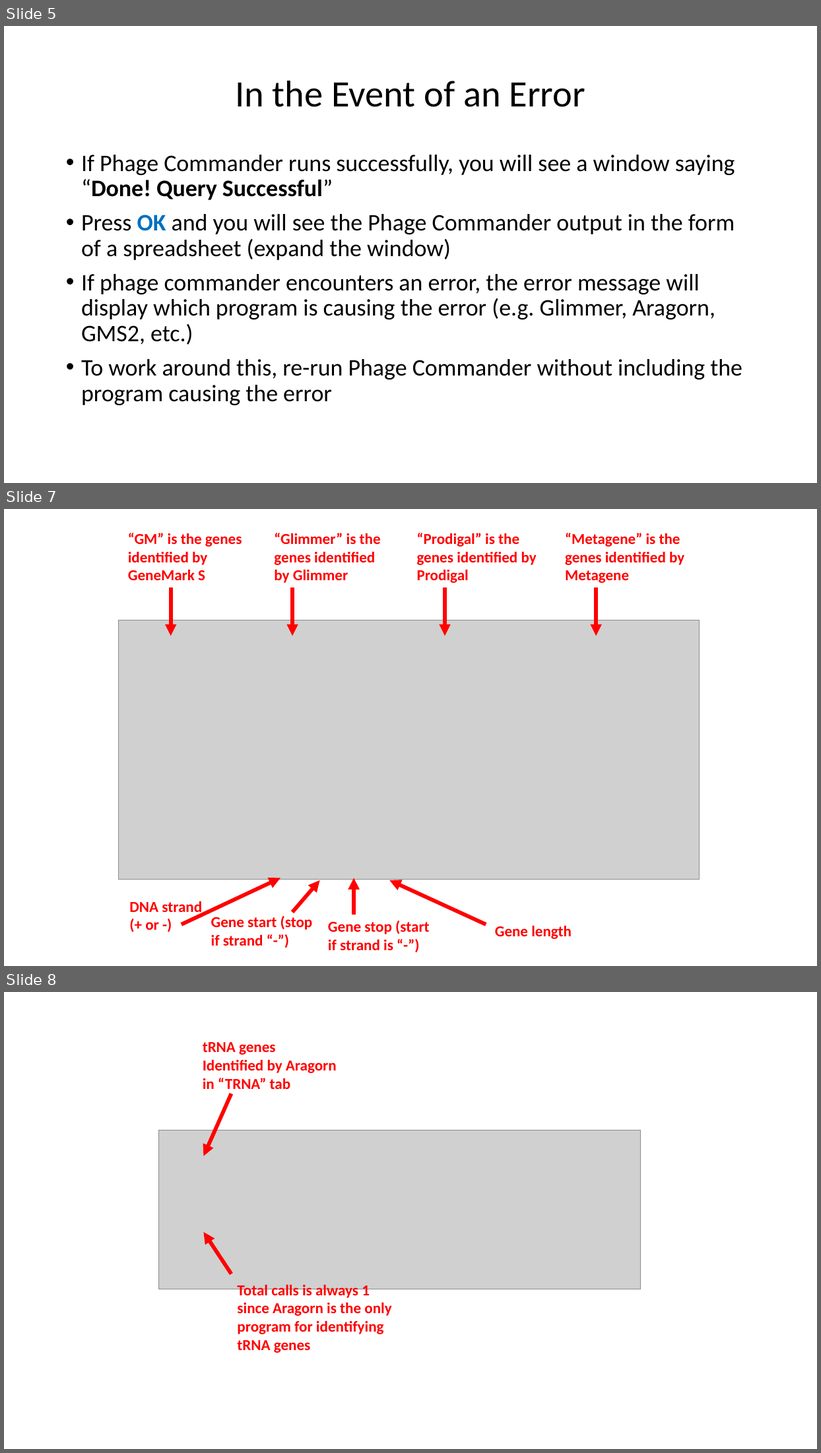
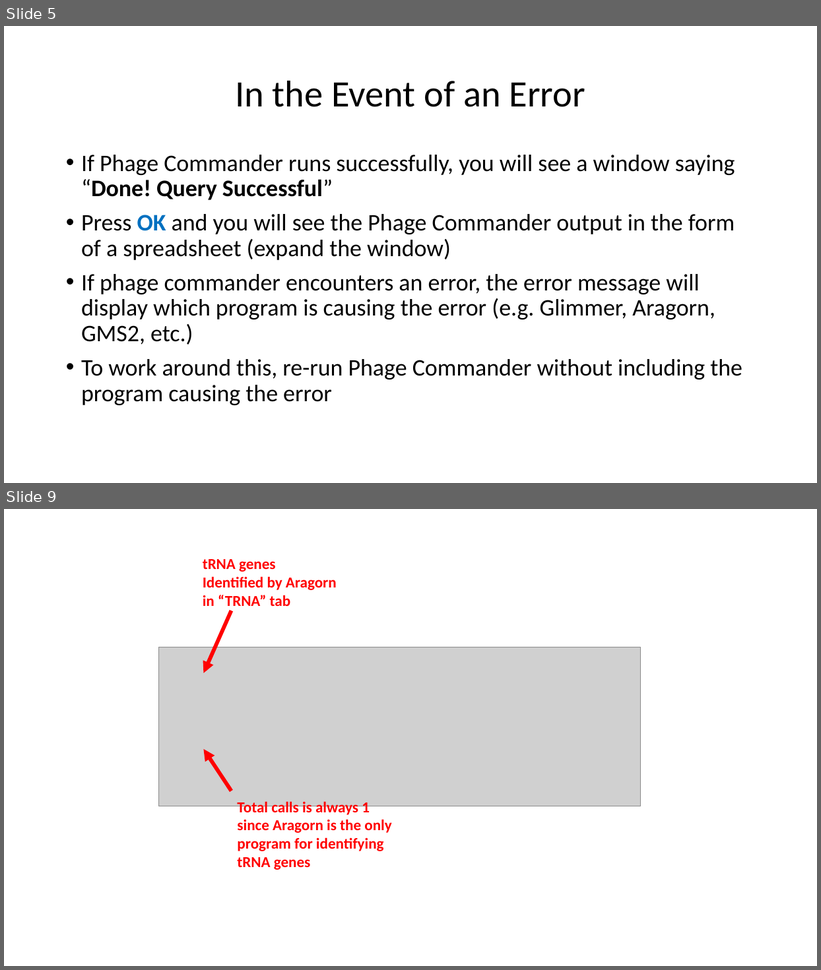
Before and after one commit to sarah-harris/PhageCommander, a slide deck: Phage Commander User Guide.pptx. Shown one above the other, each under a label of ours: slides 5, 7 and 8 before the commit, slides 5 and 9 after it; the slides between them are not shown. The pictures are 821x1453 and 821x970 pixels, drawn with LibreOffice and Linux fonts; fonts in the diff are those of the drawing; grey boxes stand for pictures. Boxes give left, top, right and bottom in pixels: in the first picture for what was removed or moved away, otherwise in the second. Text is boxed around its words. In the diff, an @@ line names an element or a change of style, - is before the commit and + after.

```diff
--- a/Phage Commander User Guide.pptx
+++ b/Phage Commander User Guide.pptx
@@ slide 7 removed at [4, 509, 817, 966], background #FFFFFF @@
@@ text removed at [128, 533, 242, 580] @@
-“GM” is the genes identified by GeneMark S
@@ text removed at [274, 533, 381, 583] @@
-“Glimmer” is the genes identified by Glimmer
@@ text removed at [417, 533, 537, 583] @@
-“Prodigal” is the genes identified by Prodigal
@@ text removed at [565, 533, 684, 583] @@
-“Metagene” is the genes identified by Metagene
@@ arrow removed from (171, 588) to (171, 636) @@
@@ arrow removed from (292, 588) to (292, 636) @@
@@ arrow removed from (445, 588) to (445, 636) @@
@@ arrow removed from (596, 588) to (596, 636) @@
@@ picture removed at [119, 620, 700, 880] @@
@@ arrow removed from (182, 925) to (281, 879) @@
@@ arrow removed from (292, 913) to (320, 881) @@
@@ arrow removed from (354, 915) to (354, 879) @@
@@ arrow removed from (486, 925) to (389, 881) @@
@@ text removed at [129, 901, 202, 930] @@
-DNA strand (+ or -)
@@ text removed at [211, 916, 313, 946] @@
-Gene start (stop if strand “-”)
@@ text removed at [328, 921, 430, 951] @@
-Gene stop (start if strand is “-”)
@@ text removed at [495, 925, 572, 939] @@
-Gene length
@@ what was slide 8 is now slide 9 @@
```
Also in this commit, not shown: 3 slides changed, 2 slides added, 2 other files.
